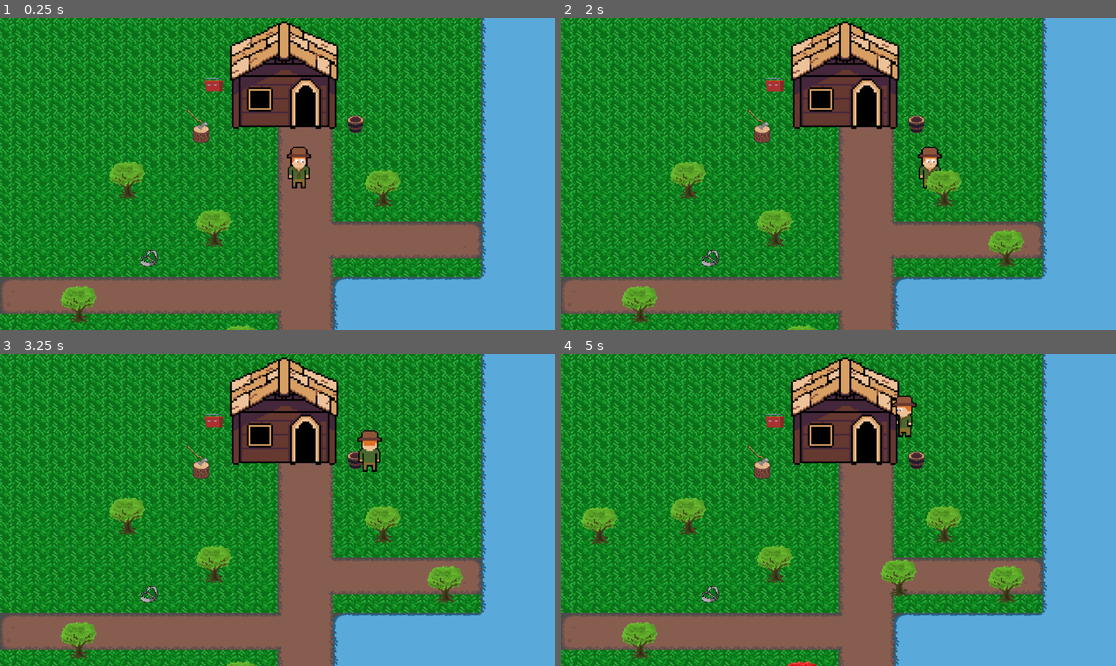
Above: before the commit, frames 1-4 (two rows, left to right).
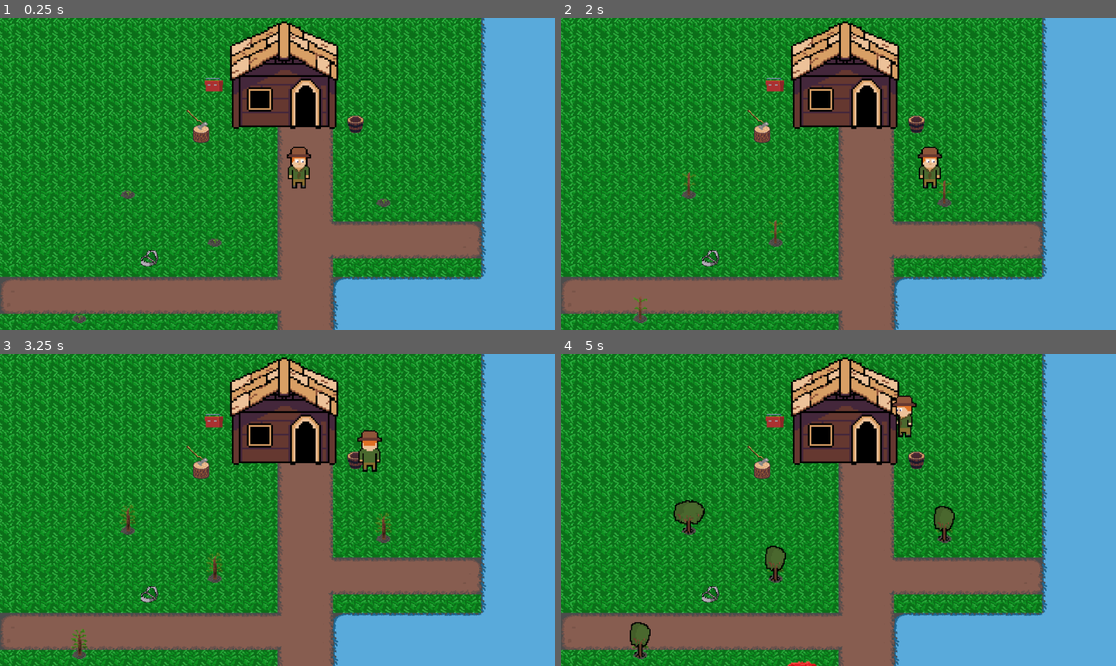
Above: after the commit, the same moments.

Repository: Robimy-gry/Forest-GJ
Game: Godot game, scene res://World.tscn
Same seed, same stepped clock (60 frames per second), same inputs: the game is played once before the commit and once after it.
Inputs:
- Up to frame 1 (0.25 s): no input
- Up to frame 2 (2 s): tap Enter at 0.5 s; hold Right (ui_right) 0.53-1.28 s; tap Space (ui_select) at 0.77, 1.52 s; hold Down (ui_down) from 1.28 s (still down)
- Up to frame 3 (3.25 s): release Down (ui_down) at 2.03 s; hold Right (ui_right) 2.03-2.78 s; hold Up (ui_up) from 2.78 s (still down); tap Space (ui_select) at 3.02 s
- Up to frame 4 (5 s): release Up (ui_up) at 3.53 s; hold Left (ui_left) from 3.53 s (still down); tap Space (ui_select) at 3.77, 4.25, 4.52 s

The runs differ from the first frame. In frame 1, 2.0% of the frame differs, in the area x 10-73%, y 46-100%; in frame 2, 2.4%; in frame 3, 2.4%; in frame 4, 3.3%, in the area x 3-84%, y 46-98%.

Commit message:
Added tree growth

Diff:
--- a/TreeSpawner.gd
+++ b/TreeSpawner.gd
@@ -33,6 +33,7 @@
         tree_count += 1
         tree.position.x = temp_x
         tree.position.y = temp_y
+        tree.grow()
 
 
 func test_position(position : Vector2):
--- a/TreeSpawner.tscn
+++ b/TreeSpawner.tscn
@@ -7,5 +7,6 @@
 spawn_area = Rect2( 50, 50, 45, 700 )
 
 [node name="Timer" type="Timer" parent="."]
+wait_time = 10.0
 autostart = true
 [connection signal="timeout" from="Timer" to="." method="_on_Timer_timeout"]
--- a/tree.gd
+++ b/tree.gd
@@ -3,6 +3,10 @@
 onready var tree = get_node("TreeSprite")
 onready var fire = get_node("FireSprite")
 onready var stump = get_node("Stump")
+var trees = ["res://Sprites/trees/tree1.png",
+    "res://Sprites/trees/tree2.png",
+    "res://Sprites/trees/tree3.png"]
+var tree_number
 
 
 signal usedWater
@@ -12,8 +16,11 @@
 
 # Called when the node enters the scene tree for the first time.
 func _ready():
+    tree_number = (randi() % trees.size())
+    tree.texture = load(trees[tree_number])
     fire.hide()
     stump.hide()
+    tree.hide()
 
 func setFire():
     if !deadTree:
@@ -60,3 +67,9 @@
 func _on_tree_body_exited(body):
     if body.is_in_group('Player'):
         canInteract = false
+
+func grow():
+    $AnimatedSprite.play("grow")
+
+func _on_AnimatedSprite_animation_finished() -> void:
+    tree.show()
--- a/tree.tscn
+++ b/tree.tscn
@@ -7,12 +7,27 @@
 [ext_resource path="res://SFX/treecut.wav" type="AudioStream" id=5]
 [ext_resource path="res://SFX/splash.wav" type="AudioStream" id=6]
 [ext_resource path="res://SFX/fire_2.wav" type="AudioStream" id=7]
+[ext_resource path="res://Sprites/trees/seedling2.png" type="Texture" id=8]
+[ext_resource path="res://Sprites/trees/seedling4.png" type="Texture" id=9]
+[ext_resource path="res://Sprites/trees/seedling1.png" type="Texture" id=10]
+[ext_resource path="res://Sprites/trees/seedling3.png" type="Texture" id=11]
+[ext_resource path="res://Sprites/trees/seedling6.png" type="Texture" id=12]
+[ext_resource path="res://Sprites/trees/seedling7.png" type="Texture" id=13]
+[ext_resource path="res://Sprites/trees/seedling5.png" type="Texture" id=14]
 
-[sub_resource type="CapsuleShape2D" id=1]
+[sub_resource type="SpriteFrames" id=1]
+animations = [ {
+"frames": [ ExtResource( 10 ), ExtResource( 8 ), ExtResource( 11 ), ExtResource( 9 ), ExtResource( 14 ), ExtResource( 12 ), ExtResource( 13 ) ],
+"loop": false,
+"name": "grow",
+"speed": 2.0
+} ]
+
+[sub_resource type="CapsuleShape2D" id=2]
 radius = 11.6357
 height = 5.92932
 
-[sub_resource type="RectangleShape2D" id=2]
+[sub_resource type="RectangleShape2D" id=3]
 extents = Vector2( 14.747, 17.3059 )
 
 [node name="tree" type="Area2D"]
@@ -24,6 +39,10 @@
 "_edit_horizontal_guides_": [ -34.3644, 34.3977 ],
 "_edit_vertical_guides_": [ -29.7961, 29.7003 ]
 }
+
+[node name="AnimatedSprite" type="AnimatedSprite" parent="."]
+frames = SubResource( 1 )
+animation = "grow"
 
 [node name="Stump" type="Sprite" parent="."]
 position = Vector2( 0.217477, 9.24203 )
@@ -58,3 +77,4 @@
 volume_db = -8.0
 [connection signal="body_entered" from="." to="." method="_on_tree_body_entered"]
 [connection signal="body_exited" from="." to="." method="_on_tree_body_exited"]
+[connection signal="animation_finished" from="AnimatedSprite" to="." method="_on_AnimatedSprite_animation_finished"]
Binary file added: Sprites/trees/seedling1.png
Not shown, changed: Sprites/trees/seedling1.png.import
Binary file added: Sprites/trees/seedling2.png
Not shown, changed: Sprites/trees/seedling2.png.import
Binary file added: Sprites/trees/seedling3.png
Not shown, added: Sprites/trees/seedling3.png.import
Binary file added: Sprites/trees/seedling4.png
Not shown, changed: Sprites/trees/seedling4.png.import
Binary file added: Sprites/trees/seedling5.png
Not shown, added: Sprites/trees/seedling5.png.import
Binary file added: Sprites/trees/seedling6.png
Not shown, added: Sprites/trees/seedling6.png.import
(and 9 more such lines)
